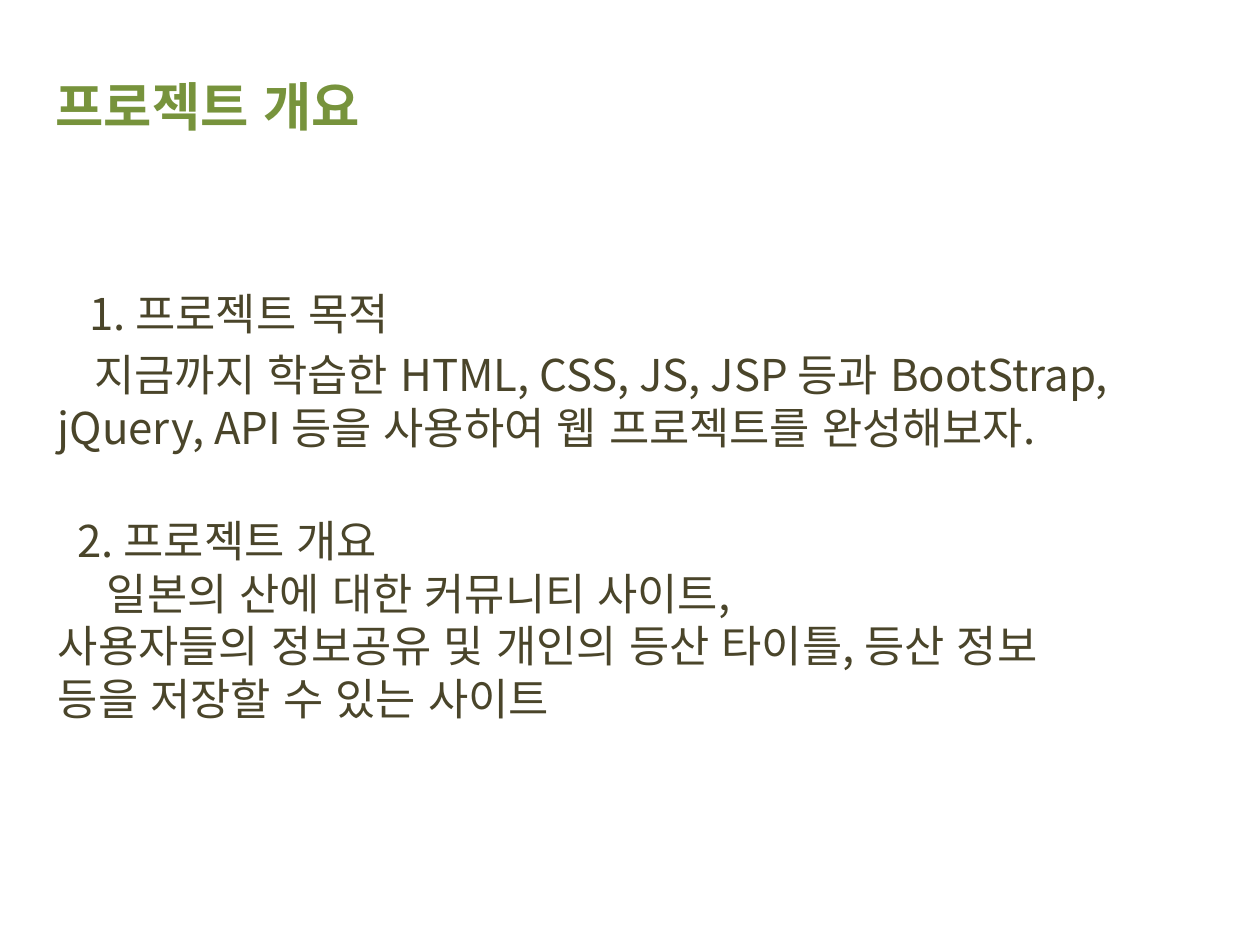
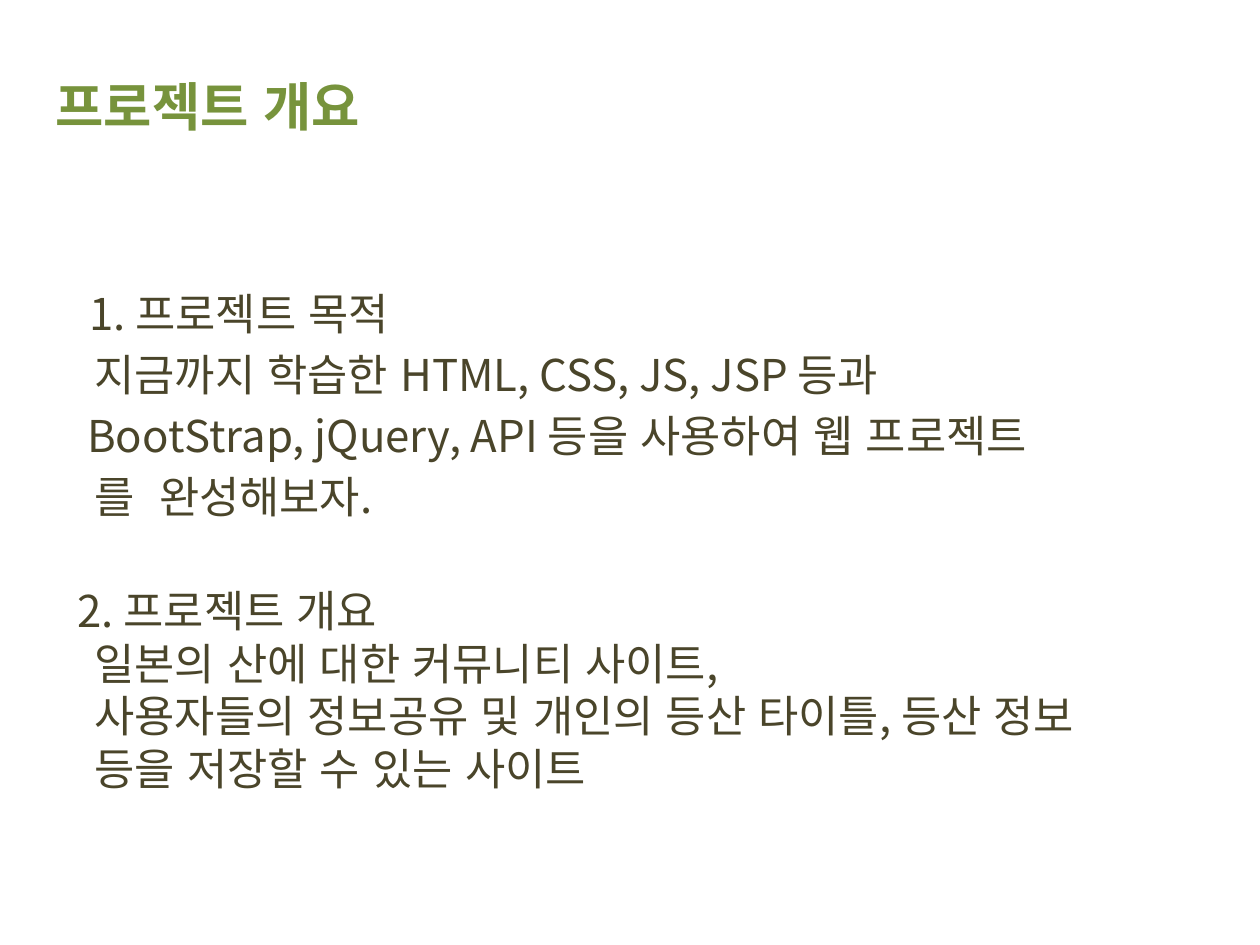
Before and after one commit to dta987/WebProject, a slide deck: slide 3 of WebContent/common/발표yamamanPPT.pptx. Drawn at 1260x945 pixels with LibreOffice and Linux fonts; fonts in the diff are those of the drawing; background and template pictures are left out. Boxes give left, top, right and bottom in pixels: in the first picture for what was removed or moved away, otherwise in the second. Text is boxed around its words. In the diff, an @@ line names an element or a change of style, - is before the commit and + after.

```diff
--- a/WebContent/common/발표yamamanPPT.pptx
+++ b/WebContent/common/발표yamamanPPT.pptx
@@ text at bbox=[87, 354, 1027, 517]: text changed @@
-지금까지 학습한 HTML, CSS, JS, JSP 등과 BootStrap, jQuery, API 등을 사용하여 웹 프로젝트를 완성해보자.
+지금까지 학습한 HTML, CSS, JS, JSP 등과
+BootStrap, jQuery, API 등을 사용하여 웹 프로젝트
+를 완성해보자.
```
Also in this commit, not shown: 6 other slides changed, 8 slides added, 3 slides removed, 21 other files.
